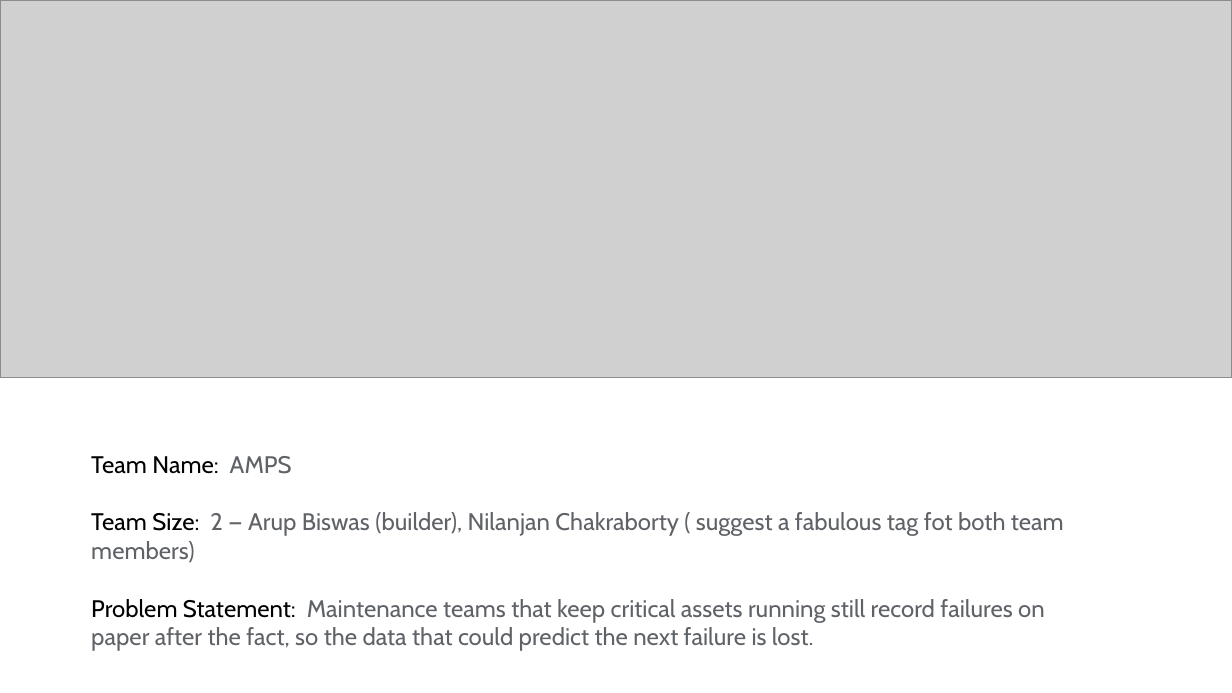
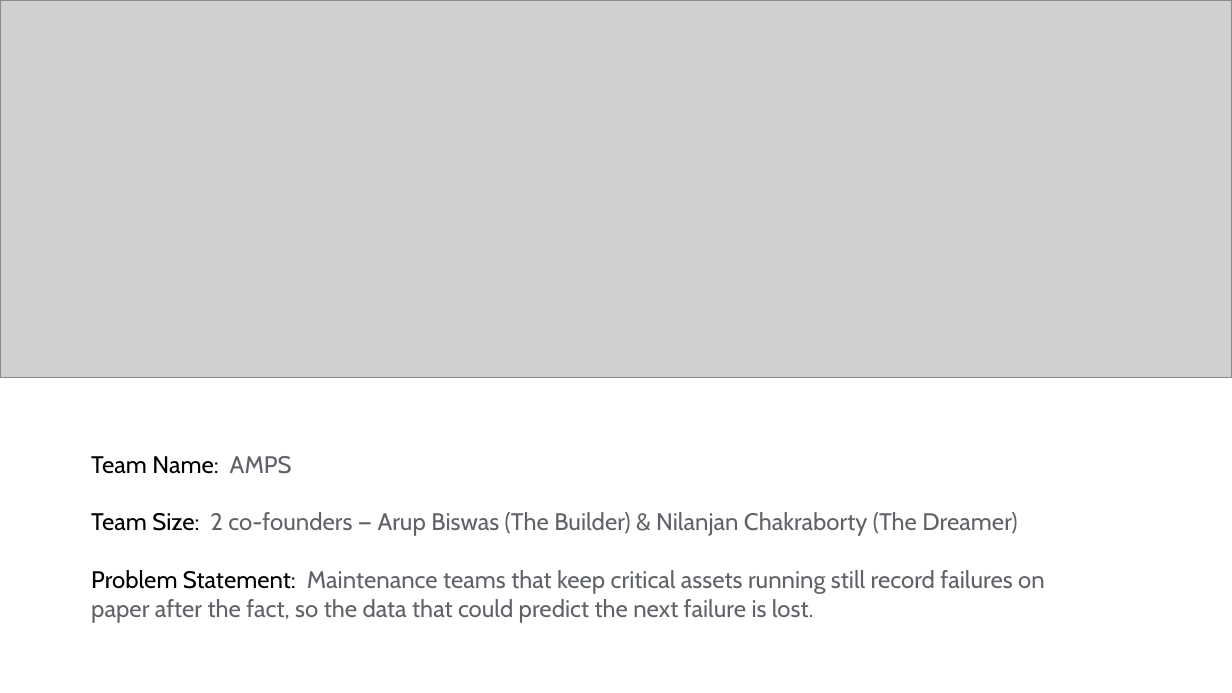
Before and after one commit to biniyognet/amps, a slide deck: slide 1 of deck/AMPS_submission_deck.pptx. Drawn at 1232x693 pixels with LibreOffice and Linux fonts; fonts in the diff are those of the drawing; grey boxes stand for pictures. Boxes give left, top, right and bottom in pixels: in the first picture for what was removed or moved away, otherwise in the second. Text is boxed around its words. In the diff, an @@ line names an element or a change of style, - is before the commit and + after.

```diff
--- a/deck/AMPS_submission_deck.pptx
+++ b/deck/AMPS_submission_deck.pptx
@@ text at (91,512,1017,536): text changed @@
-Team Size: 2 — Arup Biswas (builder), Nilanjan Chakraborty ( suggest a fabulous tag fot both team members)
+Team Size: 2 co-founders — Arup Biswas (The Builder) & Nilanjan Chakraborty (The Dreamer)
```
Also in this commit, not shown: 1 other file.
